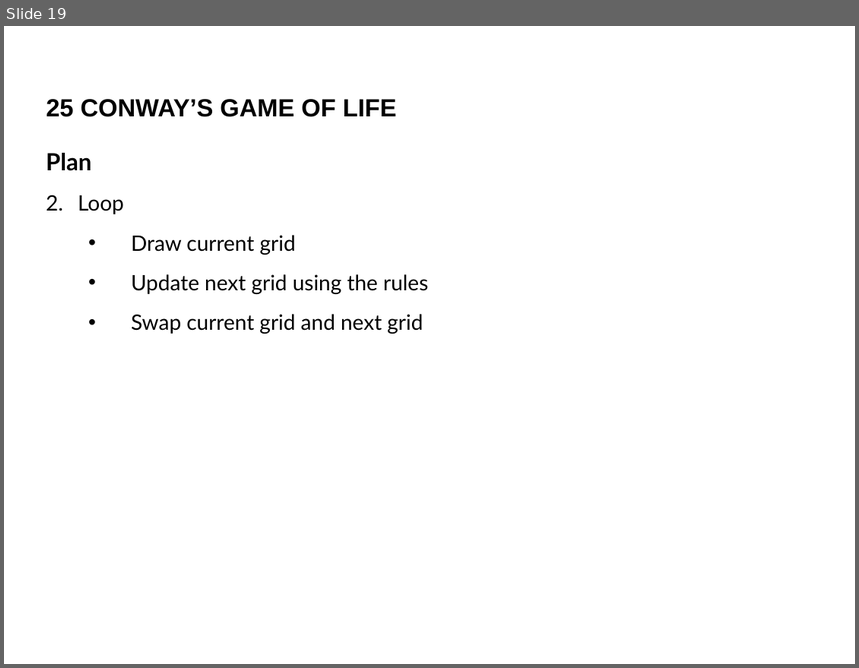
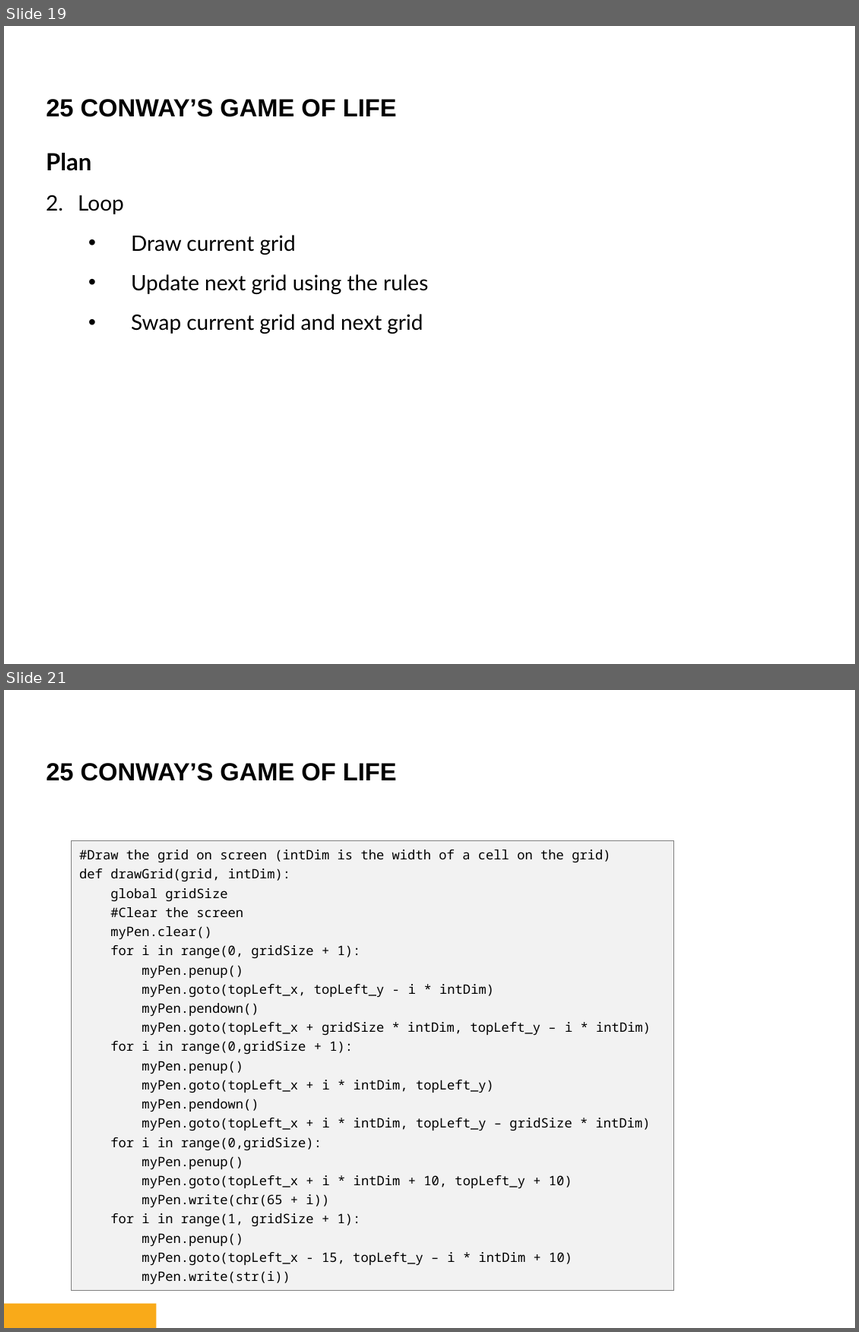
Before and after one commit to bryanbsun/pythonps, a slide deck: Python Problem Solver 2.pptx. Shown one above the other, each under a label of ours: slide 19 before the commit, slides 19 and 21 after it; the slides between them are not shown. The pictures are 859x668 and 859x1332 pixels, drawn with LibreOffice and Linux fonts; fonts in the diff are those of the drawing; background and template pictures are left out. Boxes give left, top, right and bottom in pixels: in the first picture for what was removed or moved away, otherwise in the second. Text is boxed around its words. In the diff, an @@ line names an element or a change of style, - is before the commit and + after.

```diff
--- a/Python Problem Solver 2.pptx
+++ b/Python Problem Solver 2.pptx
@@ slide 21 added at <box>4,690,855,1328</box>, background #FFFFFF @@
@@ text added at <box>46,763,397,781</box>, 21 pt, text #000000, bold @@
+25 CONWAY’S GAME OF LIFE
@@ rectangle added at <box>71,840,675,1290</box>, fill #F2F2F2, outline #808080 0.75 pt, 11 pt, text #000000 @@
+#Draw the grid on screen (intDim is the width of a cell on the grid)
+def drawGrid(grid, intDim):
+global gridSize
+#Clear the screen
+myPen.clear()
+for i in range(0, gridSize + 1):
+myPen.penup()
+myPen.goto(topLeft_x, topLeft_y - i * intDim)
+myPen.pendown()
+myPen.goto(topLeft_x + gridSize * intDim, topLeft_y – i * intDim)
+for i in range(0,gridSize + 1):
+myPen.penup()
+myPen.goto(topLeft_x + i * intDim, topLeft_y)
+myPen.pendown()
+myPen.goto(topLeft_x + i * intDim, topLeft_y – gridSize * intDim)
+for i in range(0,gridSize):
+myPen.penup()
+myPen.goto(topLeft_x + i * intDim + 10, topLeft_y + 10)
+myPen.write(chr(65 + i))
+for i in range(1, gridSize + 1):
+myPen.penup()
+myPen.goto(topLeft_x - 15, topLeft_y – i * intDim + 10)
+myPen.write(str(i))
@@ rectangle added at <box>4,1304,156,1328</box>, fill #F9AA19 @@
```
Also in this commit, not shown: 2 slides changed, 12 other slides added, 1 slide removed, 2 other files.
